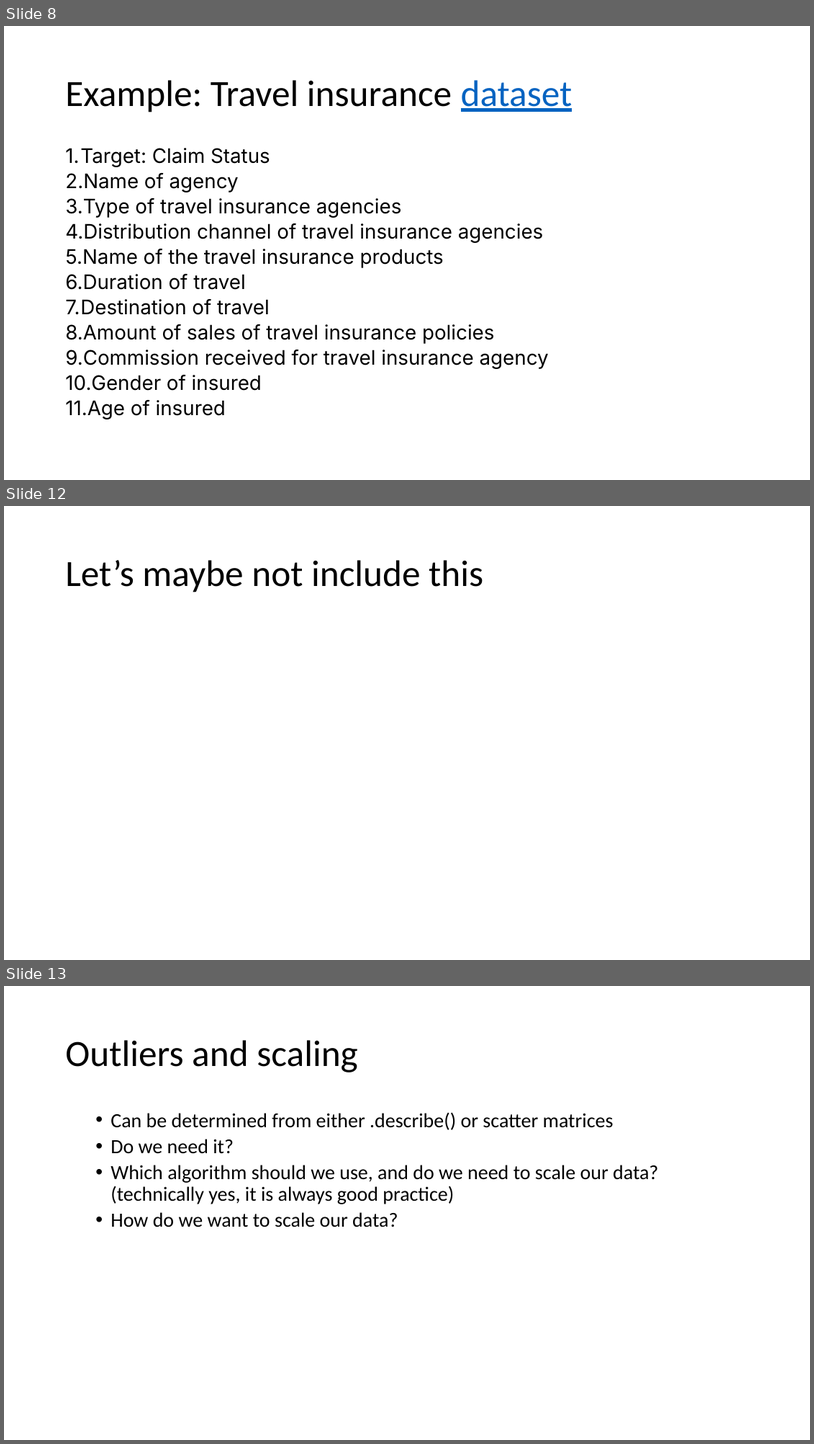
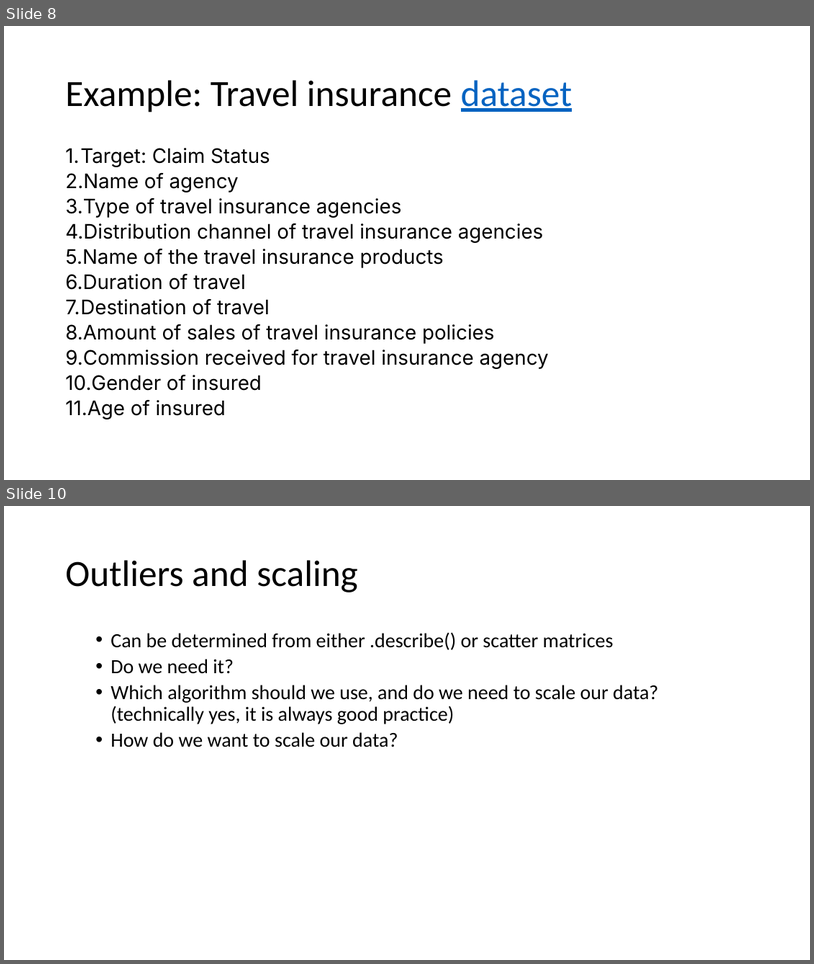
Before and after one commit to jtsw1990/datascience-eda-prezo, a slide deck: Problem Formulation & EDA.pptx. Shown one above the other, each under a label of ours: slides 8, 12 and 13 before the commit, slides 8 and 10 after it; the slides between them are not shown. The pictures are 814x1444 and 814x964 pixels, drawn with LibreOffice and Linux fonts; fonts in the diff are those of the drawing. Boxes give left, top, right and bottom in pixels: in the first picture for what was removed or moved away, otherwise in the second. Text is boxed around its words. In the diff, an @@ line names an element or a change of style, - is before the commit and + after.

```diff
--- a/Problem Formulation & EDA.pptx
+++ b/Problem Formulation & EDA.pptx
@@ slide 12 removed at (4,506,810,960), background #FFFFFF @@
@@ title removed at (65,560,484,592) @@
-Let’s maybe not include this
@@ what was slide 13 is now slide 10 @@
```
Also in this commit, not shown: 2 slides added, 4 other slides removed, 3 other files.
